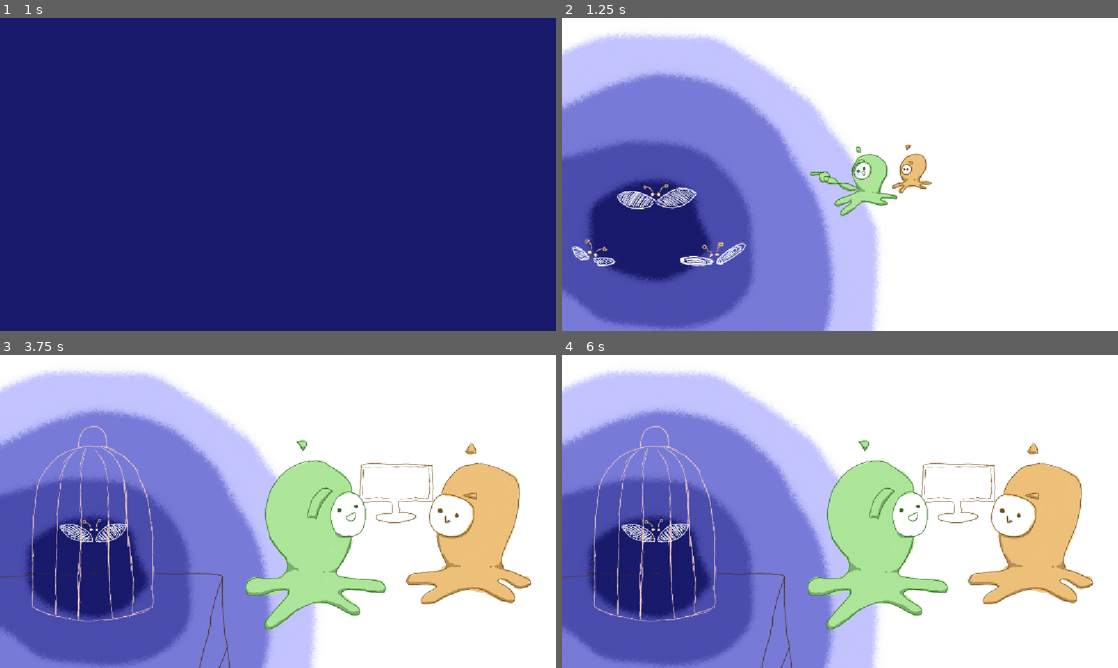
Above: before the commit, frames 1-4 (two rows, left to right).
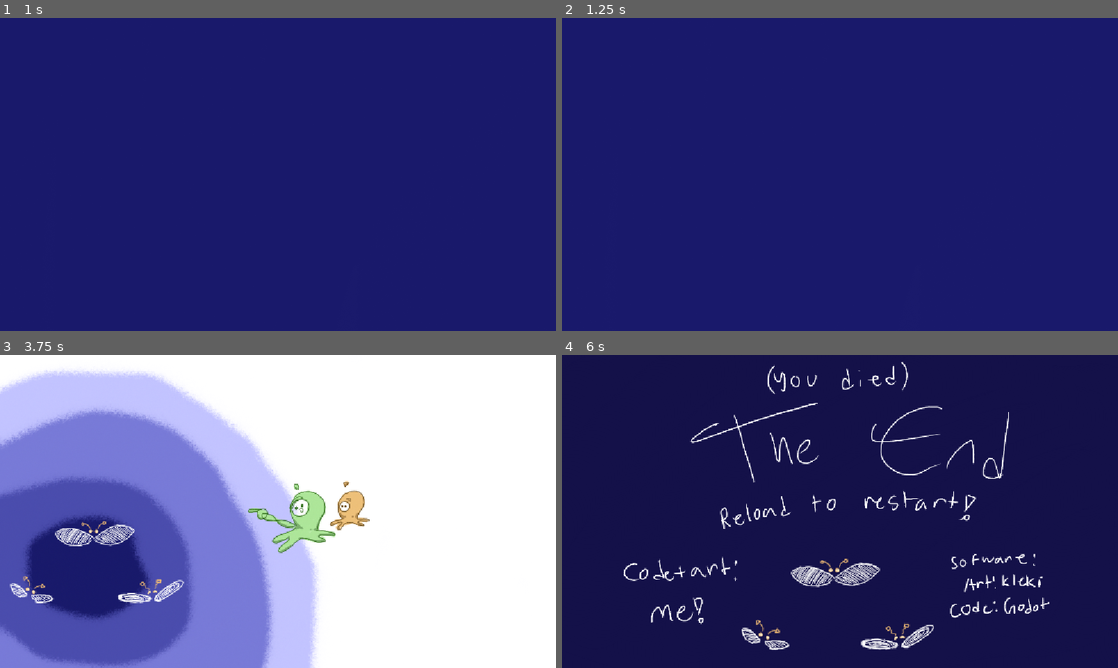
Above: after the commit, the same moments.

Repository: Pine-ber-EE/thingscrumbleapart
Game: Godot game, scene res://scenes/game.tscn
Same seed, same stepped clock (60 frames per second), same inputs: the game is played once before the commit and once after it. The engine's default icon, where the game draws it, is replaced by a stand-in: a white triangle on a blue panel in a dark square.
Inputs (mouse positions are in pixels of both pictures, inside the frame that each line leads up to):
- Up to frame 1 (1 s): tap Enter (ui_accept) at 0.5, 0.77 s; move the mouse to (400, 158) at 0.52 s; hold Right (ui_right) from 0.53 s (still down); tap Alt at 0.6 s; click (400, 158) at 0.67 s
- Up to frame 2 (1.25 s): keep holding Right (ui_right)
- Up to frame 3 (3.75 s): move the mouse to (166, 527) at 1.27 s; tap Shift at 1.35, 2.85 s; tap Enter (ui_accept) at 1.52, 2, 2.75, 3.02, 3.5 s; move the mouse to (333, 442) at 2.02 s; release Right (ui_right) at 2.03 s; hold Left (ui_left) 2.03-2.78 s; tap Alt at 2.1, 3.6 s; move the mouse to (250, 574) at 2.77 s; hold Right (ui_right) from 2.78 s (still down); click (250, 574) at 2.92 s; move the mouse to (444, 558) at 3.52 s
- Up to frame 4 (6 s): tap Enter (ui_accept) at 3.77, 4.25, 4.52, 5 s; move the mouse to (673, 464) at 4.27 s; release Right (ui_right) at 4.28 s; hold Left (ui_left) 4.28-5.03 s; tap Shift at 4.35, 5.85 s; move the mouse to (867, 511) at 5.02 s; hold Right (ui_right) 5.03-5.78 s; tap Alt at 5.1 s; click (867, 511) at 5.17 s; move the mouse to (756, 433) at 5.77 s; hold Left (ui_left) from 5.78 s (still down)

Frame 1 is identical in both runs. In frame 2, 96% of the frame differs, in the area x 0-100%, y 0-100%; in frame 3, 15%; in frame 4, 99%.

Commit message:
obstacle sprite + fixes

Diff:
--- a/scenes/cutscene.gd
+++ b/scenes/cutscene.gd
@@ -1,6 +1,8 @@
 extends AnimatedSprite2D
 
-
+const test = "hello"
+var timer = 0
+signal bob2
 # Called when the node enters the scene tree for the first time.
 func _ready() -> void:
 	modulate.a=1
@@ -10,6 +12,10 @@
 
 # Called every frame. 'delta' is the elapsed time since the previous frame.
 func _process(delta: float) -> void:
+
+	timer += delta * 0.4
+	frame = round(timer)
 	if frame == 4:
+		emit_signal("bob2")
 		visible = false
 	pass
--- a/scenes/cutscene.tscn
+++ b/scenes/cutscene.tscn
@@ -36,7 +36,6 @@
 [node name="AnimatedSprite2D" type="AnimatedSprite2D" parent="." unique_id=2022119903]
 scale = Vector2(0.2950819, 0.295082)
 sprite_frames = SubResource("SpriteFrames_dpuov")
-autoplay = "default"
 frame_progress = 0.5392333
 script = ExtResource("1_a320b")
 
--- a/scenes/damage.gd
+++ b/scenes/damage.gd
@@ -1,8 +1,10 @@
 extends Area2D
 
 signal bob
+var start = 0
 
 func _on_body_entered(body: Node2D) -> void:
 	if body.name == "player":
-		emit_signal("bob")
-		print("haiii")
+		if start == 1:
+			emit_signal("bob")
+			print("haiii")
--- a/scenes/debris.gd
+++ b/scenes/debris.gd
@@ -1,6 +1,7 @@
 extends CharacterBody2D
 
 const SPEED = 150.0
+var cut = 0
 
 func _physics_process(delta: float) -> void:
 	# Add the gravity.
@@ -15,8 +16,9 @@
 	move_and_slide()
 
 	if(position.y > 1000):
-		velocity.y=0
-		respawn()
+		if(cut == 1):
+			velocity.y=0
+			respawn()
 
 func respawn():
 	position.y=-50
--- a/scenes/game.gd
+++ b/scenes/game.gd
@@ -1,10 +1,14 @@
 extends Node2D
-
 
 # Called when the node enters the scene tree for the first time.
 func _ready() -> void:
 	$damage.bob.connect(end_game)
 	$debris/damage.bob.connect(end_game)
+	$cutscene/AnimatedSprite2D.bob2.connect(cutscene_end)
+	$player.bob.connect(start)
+
+
+
 	pass # Replace with function body.
 
 
@@ -16,3 +20,9 @@
 func end_game():
 	print("hello")
 	$endscreen.visible = true
+
+func cutscene_end():
+	$debris.cut = 1
+
+func start():
+	$damage.start=1
--- a/scenes/game.tscn
+++ b/scenes/game.tscn
@@ -2,14 +2,20 @@
 
 [ext_resource type="Script" uid="uid://dipw4hfjuh1ri" path="res://scenes/game.gd" id="1_iywne"]
 [ext_resource type="PackedScene" uid="uid://cdag1xqssypo" path="res://scenes/player.tscn" id="1_uwrxv"]
-[ext_resource type="Texture2D" uid="uid://cvym3bleuw77d" path="res://icon.svg" id="2_yqjtg"]
 [ext_resource type="Texture2D" uid="uid://xmobrxl1vqug" path="res://assets/background.png" id="3_lnu2h"]
 [ext_resource type="PackedScene" uid="uid://cmivq30p50sn3" path="res://scenes/damage.tscn" id="4_lbhrr"]
+[ext_resource type="Texture2D" uid="uid://vy2cm3aprf08" path="res://assets/end.png" id="5_vtaks"]
 [ext_resource type="Texture2D" uid="uid://ccvncbr846kug" path="res://assets/blue.png" id="6_p57ef"]
 [ext_resource type="Script" uid="uid://4luq7gt0m5uo" path="res://scenes/endscreen.gd" id="7_u5sy4"]
 [ext_resource type="Texture2D" uid="uid://c6t5w1rdqliwv" path="res://assets/pressstart.png" id="8_gee14"]
+[ext_resource type="Texture2D" uid="uid://ccc8jsxivrnth" path="res://assets/obstacle1.png" id="9_ca42v"]
 [ext_resource type="Script" uid="uid://ct132hygx4ngd" path="res://scenes/debris.gd" id="9_vtaks"]
-[ext_resource type="PackedScene" uid="uid://b6i6t4yxstbxx" path="res://scenes/cutscene.tscn" id="10_vtaks"]
+[ext_resource type="Texture2D" uid="uid://ildk5416c3j2" path="res://assets/blue2.png" id="10_ca42v"]
+[ext_resource type="Texture2D" uid="uid://dpiyqwyur4evc" path="res://assets/cutscene/frame0.png" id="11_rysoc"]
+[ext_resource type="Texture2D" uid="uid://dv202qot0y0nt" path="res://assets/cutscene/frame1.png" id="12_ssvqc"]
+[ext_resource type="Texture2D" uid="uid://b38n64xbmqlfa" path="res://assets/cutscene/frame2.png" id="13_264po"]
+[ext_resource type="Script" uid="uid://m0dtcjatojhy" path="res://scenes/cutscene.gd" id="14_1kice"]
+[ext_resource type="Script" uid="uid://crj0yw2q88o2d" path="res://scenes/fade.gd" id="16_5newe"]
 
 [sub_resource type="WorldBoundaryShape2D" id="WorldBoundaryShape2D_dtx53"]
 distance = -3.0
@@ -26,7 +32,30 @@
 [sub_resource type="WorldBoundaryShape2D" id="WorldBoundaryShape2D_tebq6"]
 
 [sub_resource type="RectangleShape2D" id="RectangleShape2D_dtx53"]
-size = Vector2(10, 20)
+size = Vector2(10.375, 37.5)
+
+[sub_resource type="SpriteFrames" id="SpriteFrames_dpuov"]
+animations = [{
+"frames": [{
+"duration": 1.0,
+"texture": ExtResource("10_ca42v")
+}, {
+"duration": 1.0,
+"texture": ExtResource("11_rysoc")
+}, {
+"duration": 1.0,
+"texture": ExtResource("12_ssvqc")
+}, {
+"duration": 1.0,
+"texture": ExtResource("13_264po")
+}, {
+"duration": 1.0,
+"texture": ExtResource("10_ca42v")
+}],
+"loop": 1,
+"name": &"default",
+"speed": 0.4
+}]
 
 [node name="game" type="Node2D" unique_id=478730700]
 script = ExtResource("1_iywne")
@@ -69,7 +98,11 @@
 shape = SubResource("WorldBoundaryShape2D_tebq6")
 
 [node name="endscreen" type="Sprite2D" parent="." unique_id=1365837861]
-texture = ExtResource("6_p57ef")
+visible = false
+z_index = 4
+position = Vector2(0, -9)
+scale = Vector2(0.32786882, 0.32786885)
+texture = ExtResource("5_vtaks")
 script = ExtResource("7_u5sy4")
 
 [node name="pressspace" type="Sprite2D" parent="." unique_id=62613485]
@@ -82,16 +115,29 @@
 script = ExtResource("9_vtaks")
 
 [node name="Sprite2D" type="Sprite2D" parent="debris" unique_id=205574985]
-position = Vector2(-22, -55)
-scale = Vector2(0.09375, 0.2109375)
-texture = ExtResource("2_yqjtg")
+position = Vector2(-15, -44.000004)
+scale = Vector2(0.070011124, 0.0972863)
+texture = ExtResource("9_ca42v")
 
 [node name="damage" parent="debris" unique_id=1588641404 instance=ExtResource("4_lbhrr")]
 
 [node name="CollisionShape2D" type="CollisionShape2D" parent="debris/damage" unique_id=1891317242]
-position = Vector2(-22, -55)
+position = Vector2(-15, -43)
 shape = SubResource("RectangleShape2D_dtx53")
 
-[node name="cutscene" parent="." unique_id=1270152204 instance=ExtResource("10_vtaks")]
+[node name="cutscene" type="Node2D" parent="." unique_id=1270152204]
 z_index = 3
 position = Vector2(0, -12)
+
+[node name="AnimatedSprite2D" type="AnimatedSprite2D" parent="cutscene" unique_id=2022119903]
+scale = Vector2(0.2950819, 0.295082)
+sprite_frames = SubResource("SpriteFrames_dpuov")
+autoplay = "default"
+frame_progress = 0.5392333
+script = ExtResource("14_1kice")
+
+[node name="Sprite2D" type="Sprite2D" parent="cutscene" unique_id=2118102783]
+visible = false
+z_index = -1
+texture = ExtResource("6_p57ef")
+script = ExtResource("16_5newe")
--- a/scenes/player.gd
+++ b/scenes/player.gd
@@ -1,5 +1,6 @@
 extends CharacterBody2D
 
+signal bob
 var jumps = 0
 const SPEED = 150.0
 const JUMP_VELOCITY = -300.0
@@ -7,6 +8,7 @@
 func _physics_process(delta: float) -> void:
 	if (jumps == 0):
 		modulate.a = 0.5
+		emit_signal("bob")
 	else:
 		modulate.a = 1
 	# Add the gravity.
Binary file added: assets/end.png
Not shown, added: assets/end.png.import
Binary file added: assets/obstacle1.png
Not shown, added: assets/obstacle1.png.import
